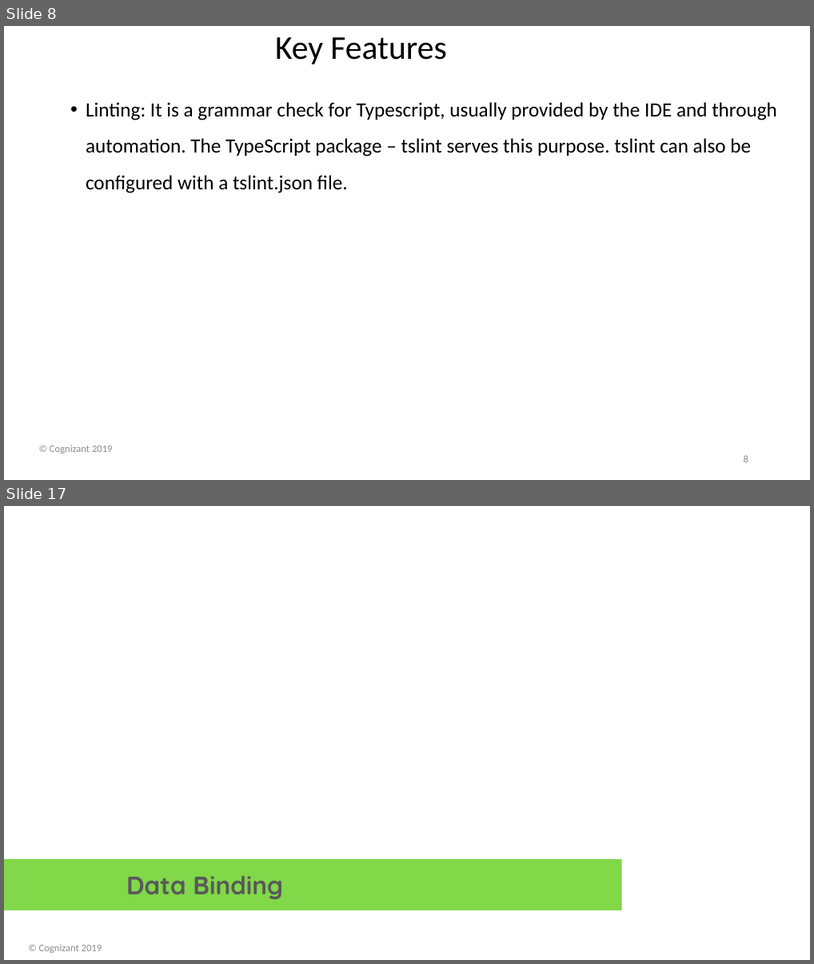
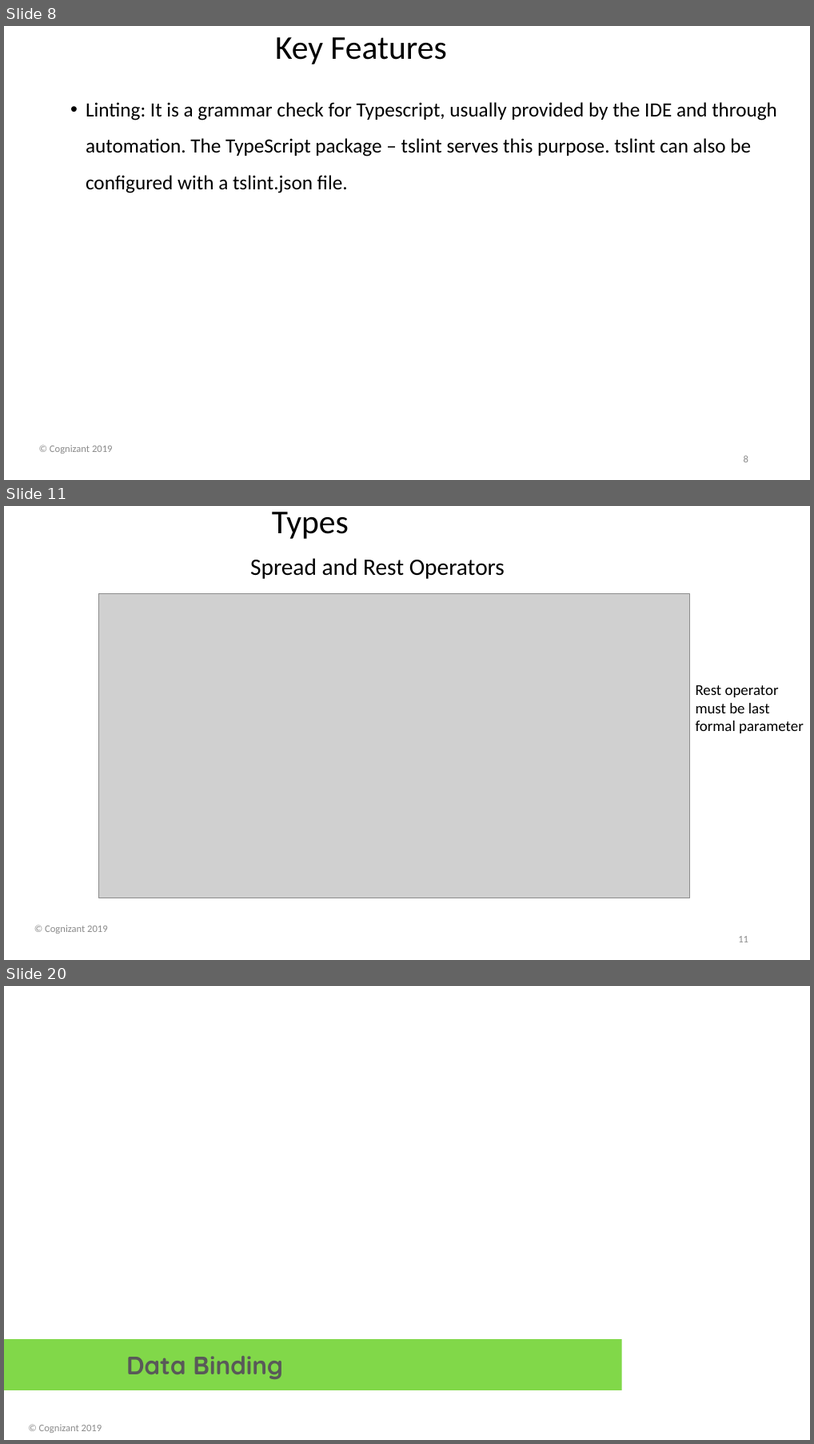
Before and after one commit to davembrownx/PowerPoint-Decks, a slide deck: Angular 8 Day 2 Basic Concepts and Binding.pptx. Shown one above the other, each under a label of ours: slides 8 and 17 before the commit, slides 8, 11 and 20 after it; the slides between them are not shown. The pictures are 814x964 and 814x1444 pixels, drawn with LibreOffice and Linux fonts; fonts in the diff are those of the drawing; grey boxes stand for pictures; background and template pictures are left out. Boxes give left, top, right and bottom in pixels: in the first picture for what was removed or moved away, otherwise in the second. Text is boxed around its words. In the diff, an @@ line names an element or a change of style, - is before the commit and + after.

```diff
--- a/Angular 8 Day 2 Basic Concepts and Binding.pptx
+++ b/Angular 8 Day 2 Basic Concepts and Binding.pptx
@@ slide 11 added at (4,506,810,960), background picture (left out) @@
@@ title added at (272,512,349,539), 39.6 pt, text #000000 @@
+Types
@@ text added at (250,558,505,579), 28 pt, text #000000 @@
+Spread and Rest Operators
@@ picture added at (98,594,690,897) @@
@@ text added at (696,685,804,733), 18 pt, text #000000 @@
+Rest operator
+must be last
+formal parameter
@@ text added at (45,924,108,933), 12 pt, text #8C8C8C @@
+© Cognizant 2019
@@ page number added at (738,936,749,942), 12 pt, text #8C8C8C @@
+11
@@ what was slide 17 is now slide 20 @@
```
Also in this commit, not shown: 9 slides changed, 4 other slides added, 2 slides removed.
